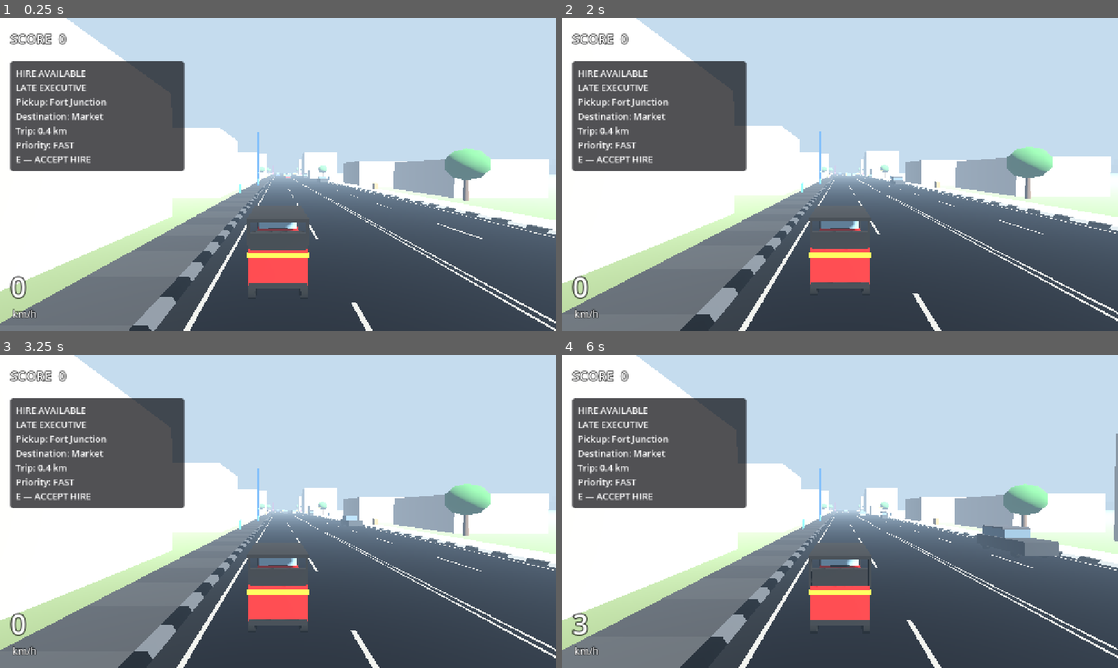
Above: before the commit, frames 1-4 (two rows, left to right).
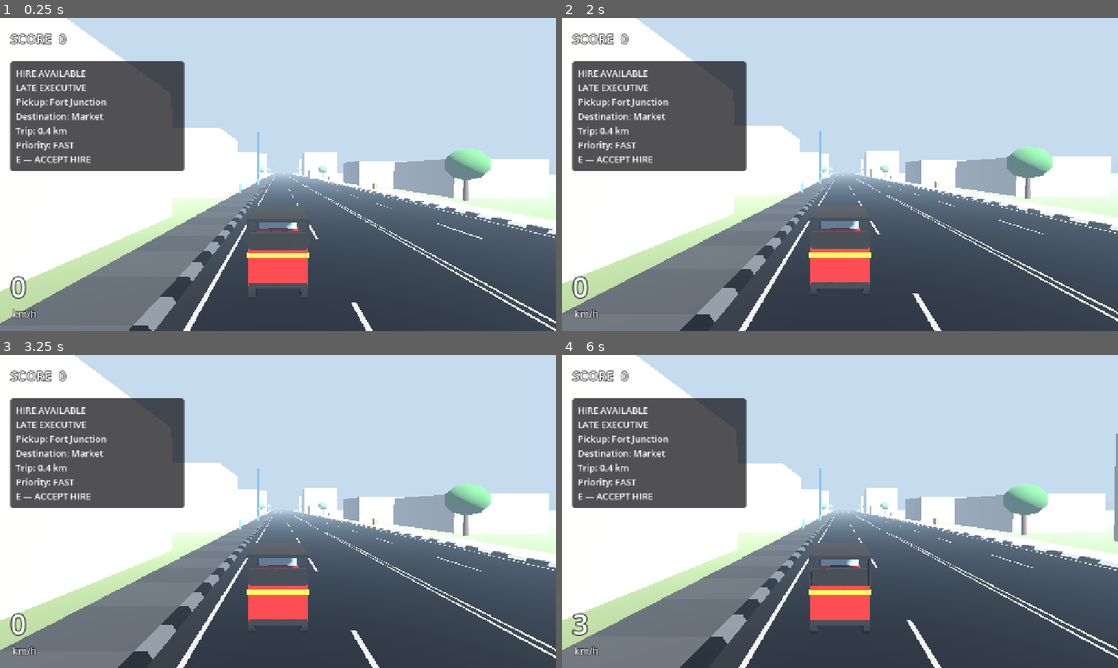
Above: after the commit, the same moments.

Repository: chaven-sl/TukTukColombo
Game: Godot game, scene res://scenes/bootstrap/bootstrap.tscn
Same seed, same stepped clock (60 frames per second), same inputs: the game is played once before the commit and once after it.
Inputs (mouse positions are in pixels of both pictures, inside the frame that each line leads up to):
- Up to frame 1 (0.25 s): no input
- Up to frame 2 (2 s): move the mouse to (962, 158) at 0.52 s; hold D (steer_right) 0.53-1.25 s; hold H (horn) 0.53-1.25 s; click (962, 158) at 0.67 s; tap Enter at 1.25 s; drag from (728, 190) to (812, 237) at 1.27 s
- Up to frame 3 (3.25 s): move the mouse to (333, 442) at 2.02 s; hold D (steer_right) 2.03-2.75 s; hold H (horn) 2.03-2.75 s; drag from (250, 574) to (111, 464) at 2.77 s
- Up to frame 4 (6 s): move the mouse to (1006, 558) at 3.52 s; hold A (steer_left) 3.53-4.25 s; hold H (horn) 3.53-4.25 s; drag from (673, 464) to (756, 433) at 4.27 s; move the mouse to (867, 511) at 5.02 s; hold S (brake_reverse) 5.03-5.75 s; hold H (horn) 5.03-5.75 s; click (867, 511) at 5.17 s; drag from (756, 433) to (728, 527) at 5.77 s

The runs differ from the first frame. In frame 1, less than 0.1% of the frame differs, in the area x 49-59%, y 49-53%; in frame 2, less than 0.1%; in frame 3, 0.1%; in frame 4, 0.7%, in the area x 50-90%, y 49-65%.
Error after the commit: Invalid access to property or key 'is_heavy' on a base object of type 'Resource (TrafficVehicleClass)'. (res://scripts/traffic/traffic_manager.gd:243)

Commit message:
feat(world): district zone data, Colombo road materials, left-kerb collision fix
Segments carry zone / bus_spawn_scale / pedestrian_density (zone traffic
mix + people density). Colombo road material style (neutral asphalt with
triplanar grain, white kerbs, faded paint). Fix: Jolt trimesh edges were
one-sided, so left kerbs/pavements had no collision (backface_collision).

Co-Authored-By: Claude Opus 5.5 <noreply@anthropic.com>

Diff:
--- a/scripts/humans/pedestrian_network.gd
+++ b/scripts/humans/pedestrian_network.gd
@@ -14,6 +14,8 @@
 var node_pos := PackedVector3Array()
 ## Unit vector pointing away from the road (for stepping back).
 var node_out := PackedVector3Array()
+## v0.03B: relative ambient spawn weight per node (RoadSegment.pedestrian_density).
+var node_weight := PackedFloat32Array()
 var node_links: Array[PackedInt32Array] = []
 var crossings: Array[CrossingZone] = []
 var spots: Array[PedestrianSpot] = []
@@ -44,6 +46,7 @@
 				var s := lerpf(seg.sidewalk_trim_start, seg.length - seg.sidewalk_trim_end, float(i) / float(pts.size() - 1))
 				out = (seg.global_transform.basis * seg.local_right(s) * float(side)).normalized()
 				var id := _add_node(pts[i], out)
+				node_weight[id] = seg.pedestrian_density
 				if i > 0:
 					_link(path[path.size() - 1], id)
 				path.append(id)
@@ -64,6 +67,7 @@
 
 
 func _add_node(p: Vector3, out: Vector3) -> int:
+	node_weight.append(1.0)
 	node_pos.append(p)
 	node_out.append(out)
 	node_links.append(PackedInt32Array())
--- a/scripts/road/lane.gd
+++ b/scripts/road/lane.gd
@@ -25,6 +25,8 @@
 var is_forward := true
 var width := 3.4
 var allow_spawn := true
+## v0.03B zone traffic mix (see RoadSegment.bus_spawn_scale).
+var bus_spawn_scale := 1.0
 var source_name := ""
 
 # --- Junction connector data (set by IntersectionController) ---
--- a/scripts/road/road_materials.gd
+++ b/scripts/road/road_materials.gd
@@ -4,7 +4,10 @@
 ## Vertex colours carry most of the variation so draw calls stay low.
 
 
-static func create() -> Dictionary:
+enum Style { GREYBOX, COLOMBO }
+
+
+static func create(style: int = Style.GREYBOX) -> Dictionary:
 	var m := {}
 	m["asphalt"] = _vertex_colour_material(0.95)
 	m["kerb"] = _vertex_colour_material(0.85)
@@ -28,7 +31,52 @@
 	lines.no_depth_test = true
 	m["debug_lines"] = lines
 	m["scenery"] = _vertex_colour_material(0.9)
+	if style == Style.COLOMBO:
+		_colombo(m)
 	return m
+
+
+## v0.03B Fort–Pettah look: dusty, patched asphalt with restrained world-space
+## detail (one small seamless noise texture, triplanar — no UVs, no photo
+## textures), sun-faded paint, dusty verges. Readable at 60–70 km/h.
+static func _colombo(m: Dictionary) -> void:
+	var noise := FastNoiseLite.new()
+	noise.noise_type = FastNoiseLite.TYPE_CELLULAR
+	noise.frequency = 0.045
+	noise.fractal_octaves = 3
+	var tex := NoiseTexture2D.new()
+	tex.noise = noise
+	tex.width = 256
+	tex.height = 256
+	tex.seamless = true
+	tex.generate_mipmaps = true
+	tex.color_ramp = Gradient.new()
+	tex.color_ramp.set_color(0, Color(0.8, 0.81, 0.83))
+	tex.color_ramp.set_color(1, Color(1.0, 1.0, 1.0))
+	var asphalt := _vertex_colour_material(0.92)
+	asphalt.vertex_color_use_as_albedo = false  # dusty mid-grey, not the greybox charcoal
+	asphalt.albedo_texture = tex
+	asphalt.albedo_color = Color(0.36, 0.37, 0.39)  # neutral-cool so warm light doesn't turn it brown
+	asphalt.uv1_triplanar = true
+	asphalt.uv1_world_triplanar = true
+	asphalt.uv1_scale = Vector3(0.22, 0.22, 0.22)
+	m["asphalt"] = asphalt
+	var kerb := _vertex_colour_material(0.85)
+	kerb.albedo_color = Color(0.94, 0.95, 0.97)
+	kerb.albedo_texture = tex
+	kerb.uv1_triplanar = true
+	kerb.uv1_world_triplanar = true
+	kerb.uv1_scale = Vector3(0.6, 0.6, 0.6)
+	m["kerb"] = kerb
+	var markings := _vertex_colour_material(0.8)
+	markings.albedo_color = Color(0.86, 0.85, 0.8)  # sun-faded paint
+	m["markings"] = markings
+	var ground := _flat(Color(0.52, 0.48, 0.4), 1.0)  # dusty, sparse verge
+	ground.albedo_texture = tex
+	ground.uv1_triplanar = true
+	ground.uv1_world_triplanar = true
+	ground.uv1_scale = Vector3(0.08, 0.08, 0.08)
+	m["ground"] = ground
 
 
 static func _vertex_colour_material(roughness: float) -> StandardMaterial3D:
--- a/scripts/road/road_network.gd
+++ b/scripts/road/road_network.gd
@@ -32,12 +32,19 @@
 ## as a failsafe case.
 var district_rect := Rect2()
 @export var district_margin := 38.0
+## v0.03B: GREYBOX (regression test track) or COLOMBO (district slices).
+@export_enum("Greybox", "Colombo") var material_style := 0
+## v0.03B: when false the district ring keeps its colliders but its visuals
+## are drawn by the district dresser (boundary_blocks).
+@export var boundary_visuals := true
+## Boundary block layout (Transform3D with scale = size) for the dresser.
+var boundary_blocks: Array[Transform3D] = []
 
 
 func build() -> void:
 	if is_built:
 		return
-	materials = RoadMaterials.create()
+	materials = RoadMaterials.create(material_style)
 	_collect(self)
 	for chain in chains:
 		chain.layout()
@@ -69,7 +76,7 @@
 	if generate_scenery:
 		ScenerySpawner.new().populate(self, scenery_seed)
 	district_rect = _compute_district_rect()
-	DistrictBoundary.new().build(self, district_rect, scenery_seed + 1)
+	boundary_blocks = DistrictBoundary.new().build(self, district_rect, scenery_seed + 1, boundary_visuals)
 	is_built = true
 	print("[RoadNetwork] %d segments, %d lanes (%d connectors), %d sources, %d sinks, %d spawn slots" % [
 		segments.size(), lanes.size(), lanes.size() - _ordinary_lane_count(), source_lanes.size(),
--- a/scripts/road/road_segment.gd
+++ b/scripts/road/road_segment.gd
@@ -34,6 +34,14 @@
 @export var allow_traffic_spawn := true
 @export var sample_spacing := 2.0
 @export var scenery_density := 1.0
+## v0.03B district content: which environmental beat this segment belongs to
+## (the dresser reads it; gameplay never does).
+@export var zone: StringName = &""
+## Heavy vehicles (buses) spawn on this segment's lanes with this probability
+## scale (zone traffic mix; e.g. the narrow market street keeps buses rare).
+@export_range(0.0, 1.0) var bus_spawn_scale := 1.0
+## Relative ambient pedestrian density on this segment's sidewalks.
+@export var pedestrian_density := 1.0
 
 @export_group("Pedestrians")
 ## Raised sidewalks behind the kerb (only where that edge is a KERB).
@@ -203,6 +211,7 @@
 			lane.is_forward = forward
 			lane.width = lane_width
 			lane.allow_spawn = allow_traffic_spawn
+			lane.bus_spawn_scale = bus_spawn_scale
 			lane.source_name = name
 			lane.set_points(pts)
 			group.append(lane)
@@ -247,7 +256,12 @@
 		body.collision_layer = 1
 		body.collision_mask = 0
 		var shape := CollisionShape3D.new()
-		shape.shape = mesh.create_trimesh_shape()
+		var trimesh := mesh.create_trimesh_shape()
+		# v0.03B fix: the left side's faces are mirrored (reversed winding), and
+		# Jolt concave shapes are one-sided by default — left kerbs/pavements had
+		# no collision. Back-face collision makes both sides solid.
+		trimesh.backface_collision = true
+		shape.shape = trimesh
 		body.add_child(shape)
 		add_child(body)
 
--- a/scripts/traffic/traffic_manager.gd
+++ b/scripts/traffic/traffic_manager.gd
@@ -240,6 +240,8 @@
 		var lane := network.spawn_slot_lanes[slot]
 		var s := network.spawn_slot_s[slot]
 		var pos := network.spawn_slot_pos[slot]
+		if cls.is_heavy and rng.randf() > lane.bus_spawn_scale:
+			continue  # zone traffic mix: few buses on narrow market streets
 		if not _spawn_clear(lane, s, cls, pos):
 			continue
 		_activate(cls, lane, s)
@@ -284,7 +286,7 @@
 		return
 	var target := rng.randf_range(cls.min_speed_kmh, cls.max_speed_kmh) / 3.6
 	var start_speed := minf(target, lane.advisory_at(s)) * rng.randf_range(0.7, 1.0)
-	agent.set_body_material(TrafficAgentFactory.body_material(cls.body_colors[rng.randi() % cls.body_colors.size()]))
+	agent.set_visual_variant(rng.randi() % cls.body_colors.size())
 	agent.activate(lane, s, start_speed, target, choose_next_lane(lane))
 	active_agents.append(agent)
 	stats_spawned += 1
--- a/scripts/world/district_boundary.gd
+++ b/scripts/world/district_boundary.gd
@@ -12,7 +12,9 @@
 const BLOCK_DEPTH := 10.0
 
 
-func build(network: RoadNetwork, rect: Rect2, seed_value: int) -> void:
+## Returns the block transforms (basis scaled to size) so a district dresser
+## can draw them; with `visuals` false only the colliders are built here.
+func build(network: RoadNetwork, rect: Rect2, seed_value: int, visuals: bool = true) -> Array[Transform3D]:
 	var rng := RandomNumberGenerator.new()
 	rng.seed = seed_value
 	var root := Node3D.new()
@@ -60,6 +62,8 @@
 			colors.append(Color(tone, tone * 0.97, tone * 0.9))
 			_collider(walls if is_wall else buildings, size, xf.origin, basis)
 			d += w
+	if not visuals:
+		return xfs
 	var unit := BoxMesh.new()
 	unit.size = Vector3.ONE
 	var mm := MultiMesh.new()
@@ -76,6 +80,7 @@
 	mmi.material_override = network.materials["scenery"]
 	mmi.cast_shadow = GeometryInstance3D.SHADOW_CASTING_SETTING_OFF
 	root.add_child(mmi)
+	return xfs
 
 
 func _collider(body: StaticBody3D, size: Vector3, pos: Vector3, basis: Basis) -> void:
